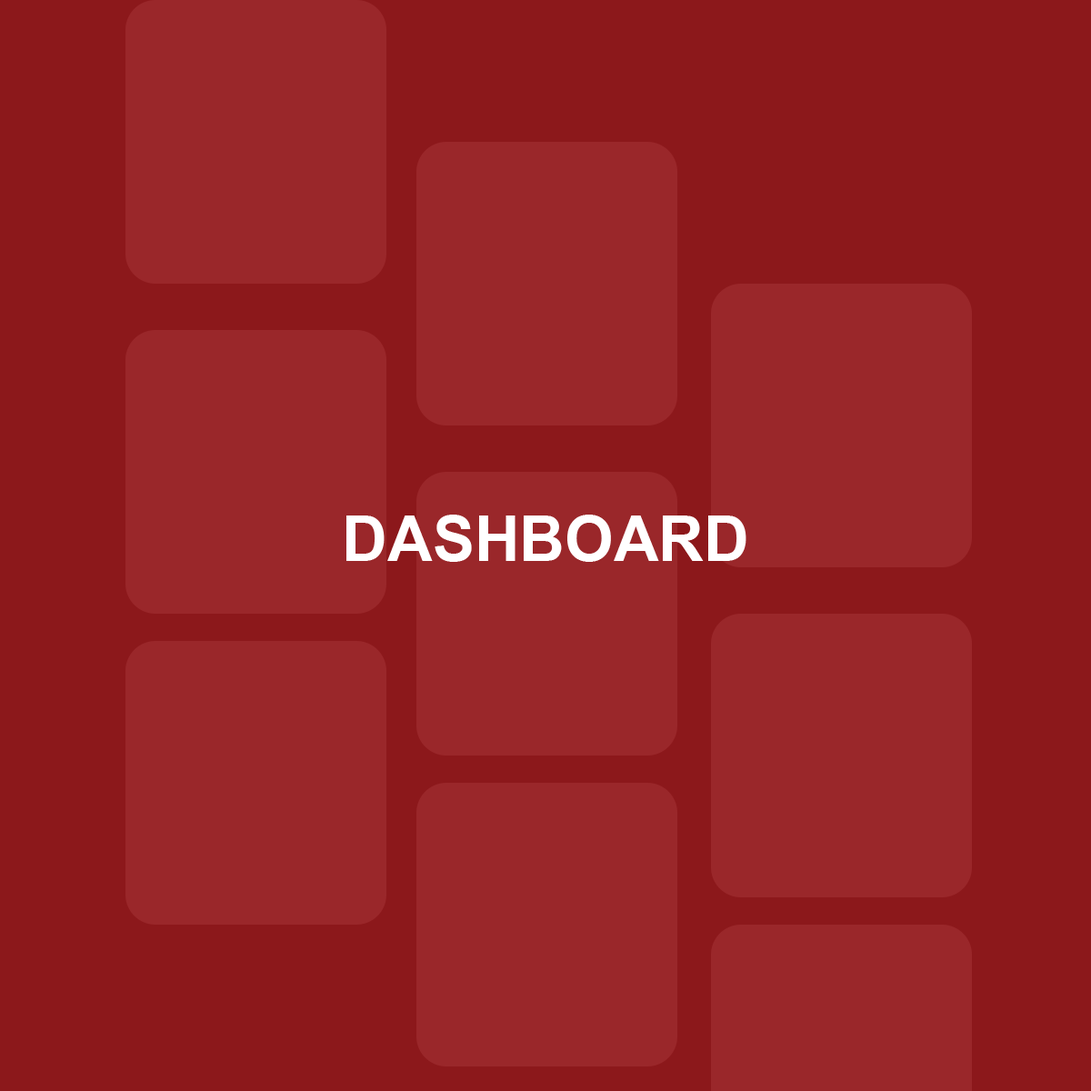
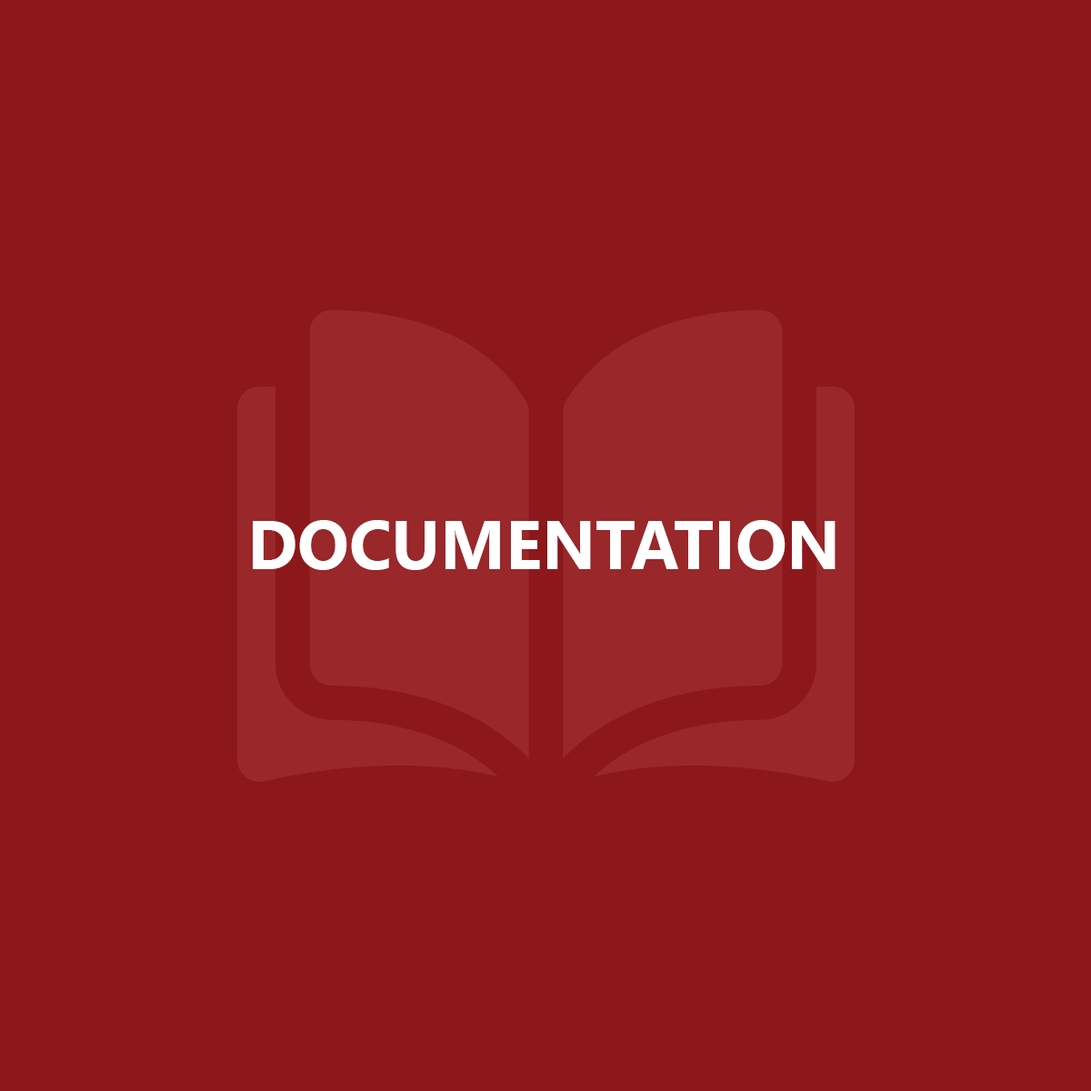
The second 1091×1091 image is a revision of the first. Changes to its layers:
removed layer "DASHBOARD" over [346, 514, 747, 563]
added layer "DOCUMENTATION" above "open-book-svgrepo-com" over [252, 520, 836, 571]
added layer "open-book-svgrepo-com" above "Groep 2" over [237, 310, 856, 783]
hid group "Groep 2" (12 layers) over [125, 0, 973, 1091]
hid group "Groep 1 kopiëren 2" (3 layers) over [711, 283, 973, 1091]
hid group "Groep 1 kopiëren" (3 layers) over [416, 141, 678, 1067]
